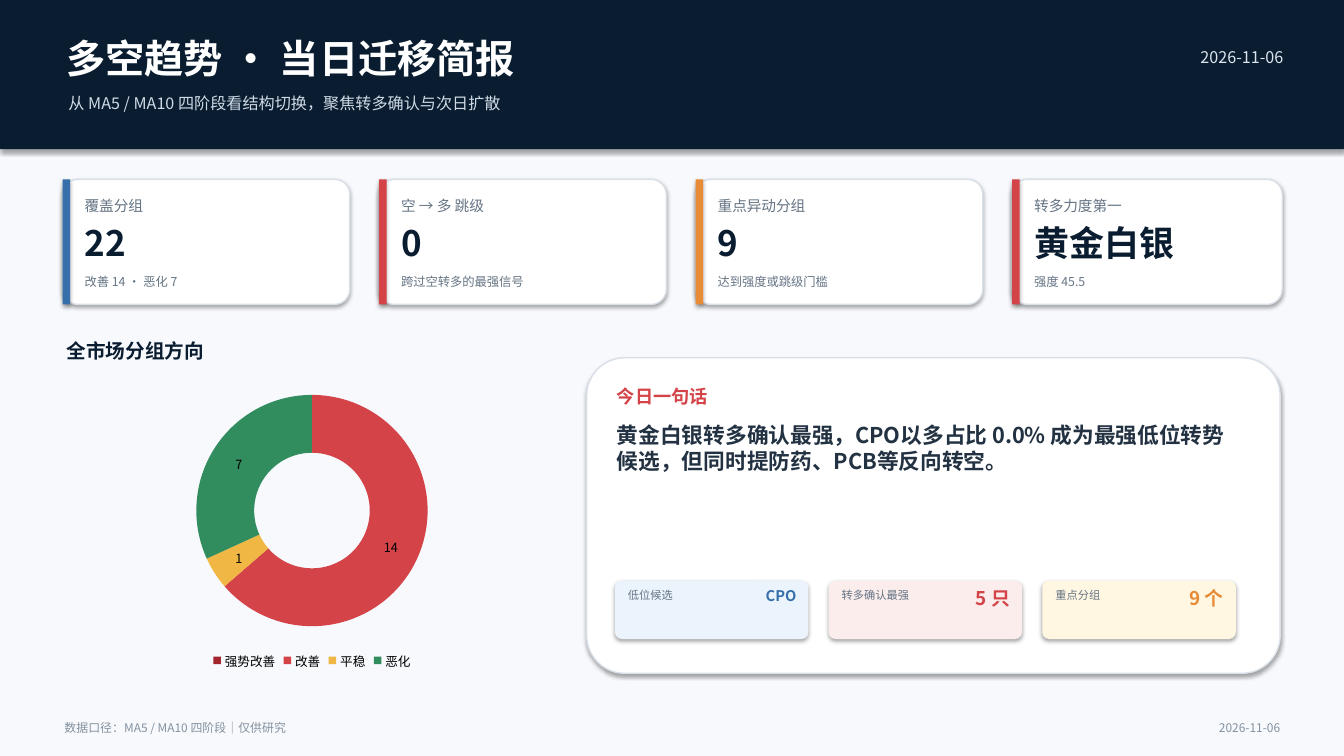
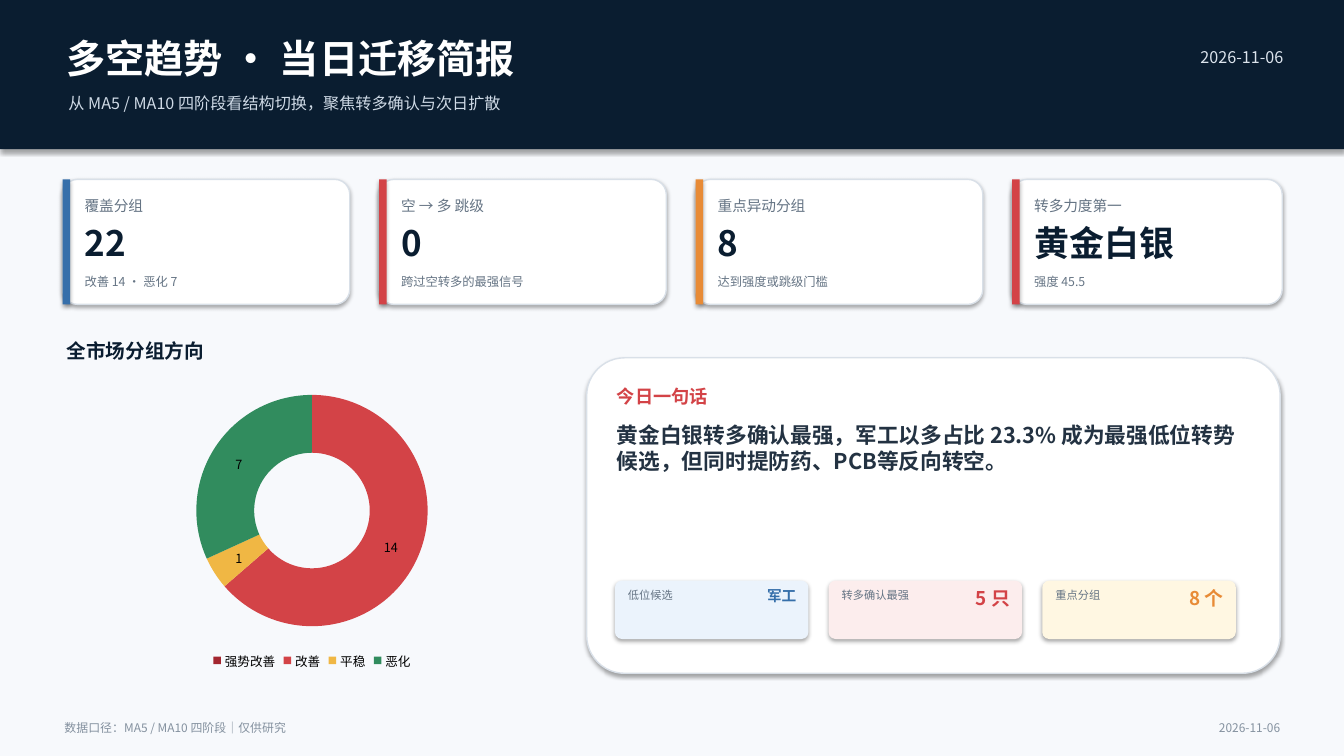
Before and after one commit to nancybhc/a-share-blast-lab, a slide deck: slide 1 of assets/多空阶段简报_2026-11-06.pptx. Drawn at 1344x756 pixels with LibreOffice and Linux fonts; fonts in the diff are those of the drawing. Boxes give left, top, right and bottom in pixels: in the first picture for what was removed or moved away, otherwise in the second. Text is boxed around its words. In the diff, an @@ line names an element or a change of style, - is before the commit and + after.

```diff
--- a/assets/多空阶段简报_2026-11-06.pptx
+++ b/assets/多空阶段简报_2026-11-06.pptx
@@ text at box(718, 229, 739, 257): text changed @@
-9
+8
@@ text at box(617, 424, 1235, 472): text changed @@
-黄金白银转多确认最强，CPO以多占比 0.0% 成为最强低位转势候选，但同时提防药、PCB等反向转空。
+黄金白银转多确认最强，军工以多占比 23.3% 成为最强低位转势候选，但同时提防药、PCB等反向转空。
@@ text at box(767, 589, 796, 603): text changed @@
-CPO
+军工
@@ text at box(1190, 589, 1224, 607): text changed @@
-9 个
+8 个
```
Also in this commit, not shown: 3 other slides changed, 22 other files.
